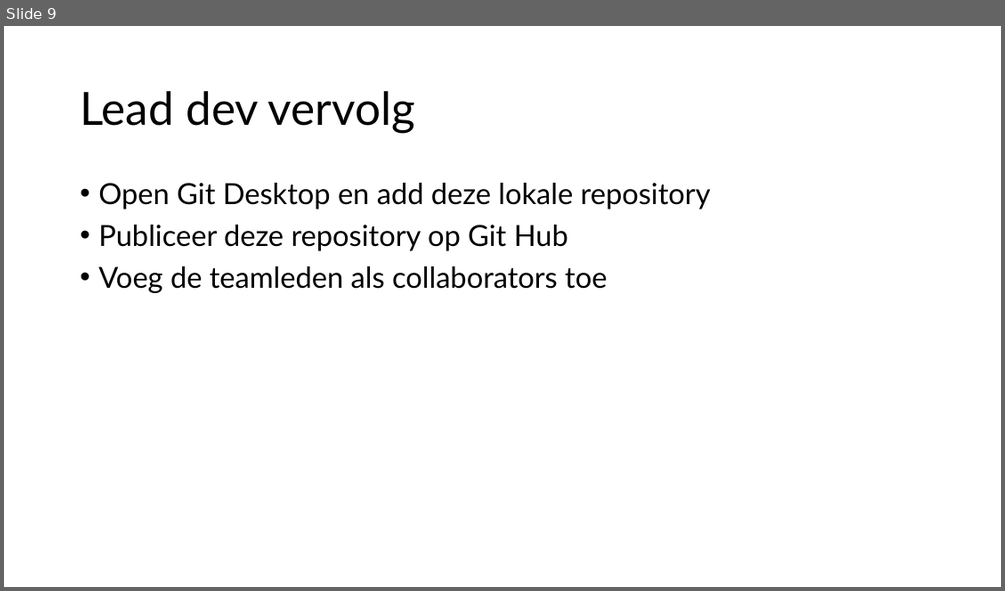
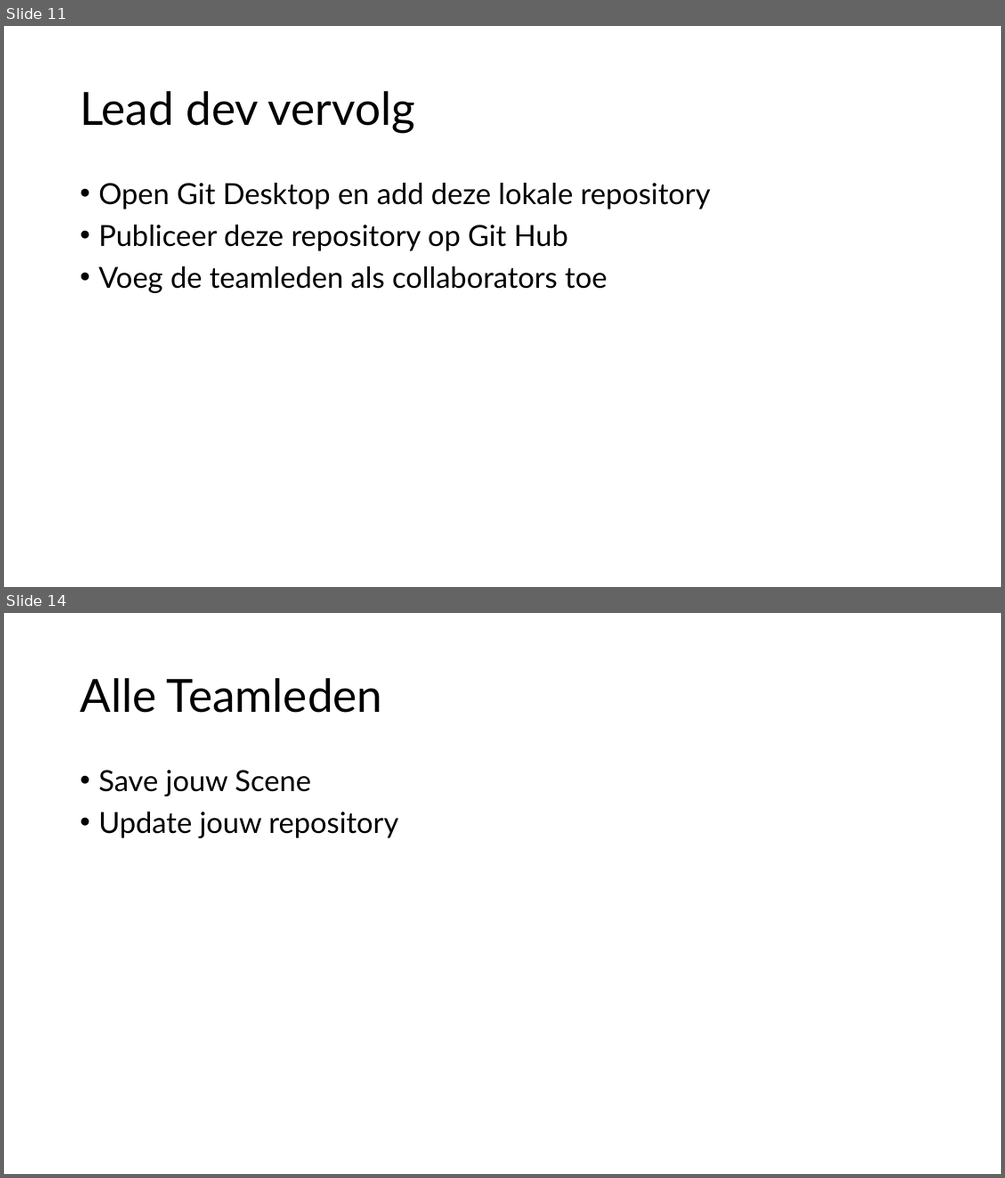
Before and after one commit to djsjollema/lessen-gamedevelopment, a slide deck: M2/Skill/3-Git and Unity/3-Git en Unity.pptx. Shown one above the other, each under a label of ours: slide 9 before the commit, slides 11 and 14 after it; the slides between them are not shown. The pictures are 1005x591 and 1005x1178 pixels, drawn with LibreOffice and Linux fonts; fonts in the diff are those of the drawing. Boxes give left, top, right and bottom in pixels: in the first picture for what was removed or moved away, otherwise in the second. Text is boxed around its words. In the diff, an @@ line names an element or a change of style, - is before the commit and + after.

```diff
--- a/M2/Skill/3-Git and Unity/3-Git en Unity.pptx
+++ b/M2/Skill/3-Git and Unity/3-Git en Unity.pptx
@@ slide 14 added at <box>4,613,1001,1174</box>, background #FFFFFF @@
@@ title added at <box>80,678,383,713</box>, 44 pt, text #000000 @@
+Alle Teamleden
@@ text added at <box>98,770,398,838</box>, 28 pt, text #000000 @@
+• Save jouw Scene
+• Update jouw repository
@@ what was slide 9 is now slide 11 @@
```
Also in this commit, not shown: 1 slide changed, 5 other slides added.
